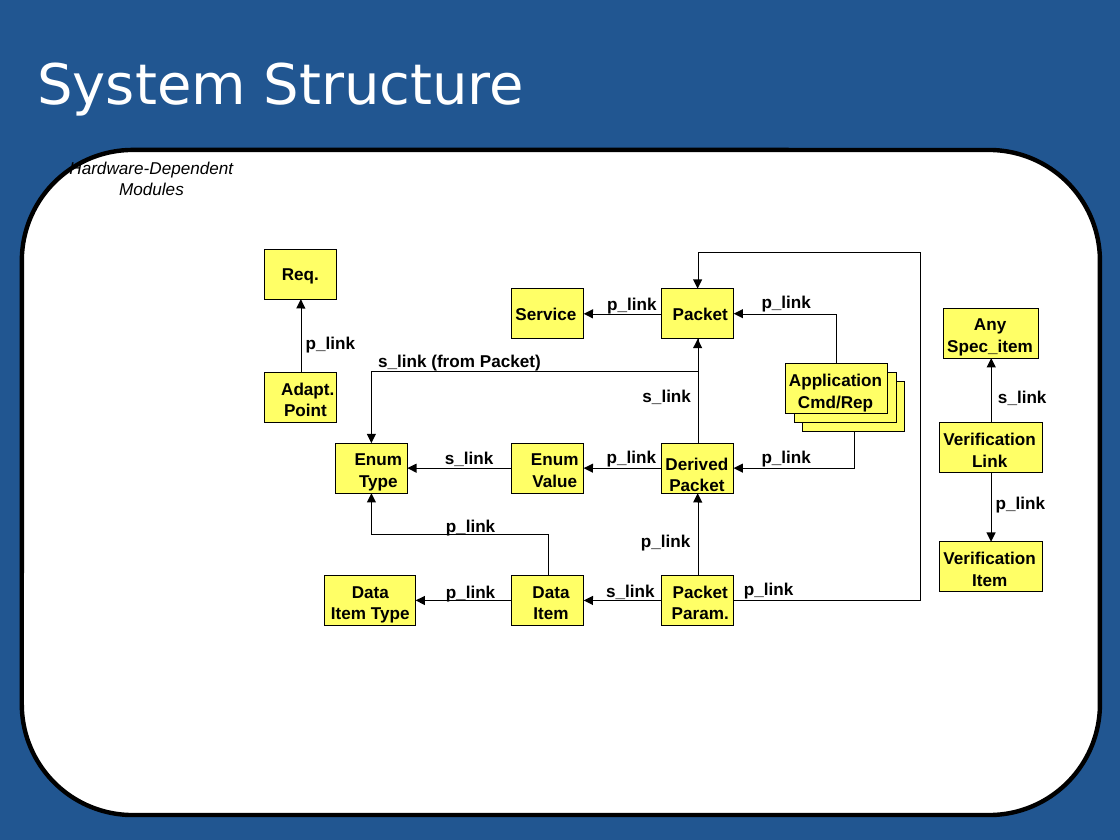
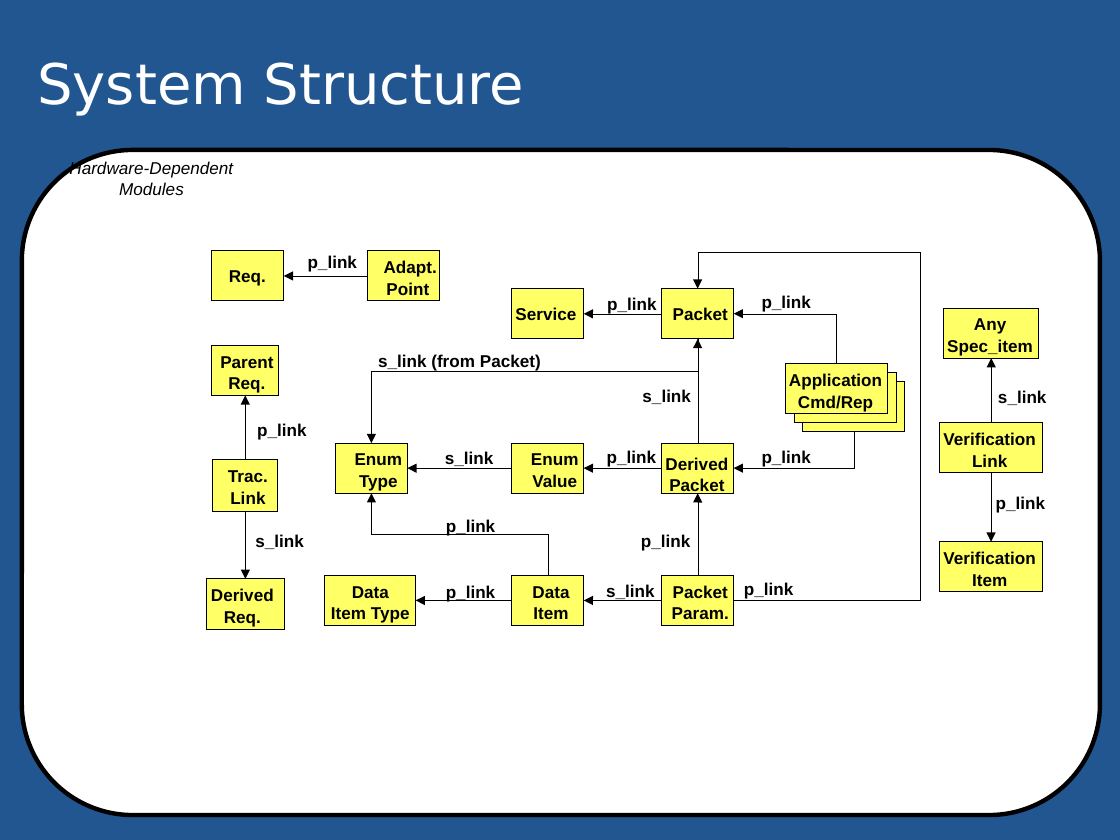
Before and after one commit to pnp-software/cordetfw_editor, a slide deck: slide 2 of editor/static/odp/Figures.odp. Drawn at 1120x840 pixels with LibreOffice and Linux fonts; fonts in the diff are those of the drawing; background and template pictures are left out. Boxes give left, top, right and bottom in pixels: in the first picture for what was removed or moved away, otherwise in the second. Text is boxed around its words. In the diff, an @@ line names an element or a change of style, - is before the commit and + after.

```diff
--- a/editor/static/odp/Figures.odp
+++ b/editor/static/odp/Figures.odp
@@ rectangle: place and size @@
-rectangle at (265, 249, 337, 299)
+rectangle at (212, 251, 283, 301)
@@ text "Req.": place and size @@
-text "Req." at (282, 268, 319, 284)
+text "Req." at (229, 270, 266, 286)
@@ text "p_link": place and size @@
-text "p_link" at (306, 336, 355, 353)
+text "p_link" at (308, 255, 357, 272)
@@ rectangle: place and size @@
-rectangle at (265, 373, 337, 423)
+rectangle at (367, 251, 439, 301)
@@ text "Adapt.": place and size @@
-text "Adapt." at (281, 382, 334, 416)
+text "Adapt." at (384, 260, 437, 295)
@@ elbow arrow moved from (301, 373) - (301, 299) to (367, 276) - (283, 276) @@
@@ rectangle added at (212, 345, 279, 395), fill #FFFF66, outline #000000 0 pt @@
@@ text added at (220, 356, 273, 393), 11 pt, text #000000, bold @@
+Parent
+Req.
@@ elbow arrow added from (245, 460) to (245, 395), #000000 0 pt @@
@@ text added at (257, 423, 306, 440), 11 pt, text #000000, bold @@
+p_link
@@ rectangle added at (213, 460, 278, 512), fill #FFFF66, outline #000000 0 pt @@
@@ text added at (228, 470, 268, 504), 11 pt, text #000000, bold @@
+Trac.
+Link
@@ elbow arrow added from (245, 512) to (245, 579), #000000 0 pt @@
@@ text added at (255, 534, 304, 549), 11 pt, text #000000, bold @@
+s_link
@@ rectangle added at (206, 579, 284, 629), fill #FFFF66, outline #000000 0 pt @@
@@ text added at (211, 588, 274, 627), 11 pt, text #000000, bold @@
+Derived
+Req.
```
Also in this commit, not shown: 1 slide added, 3 other files.
